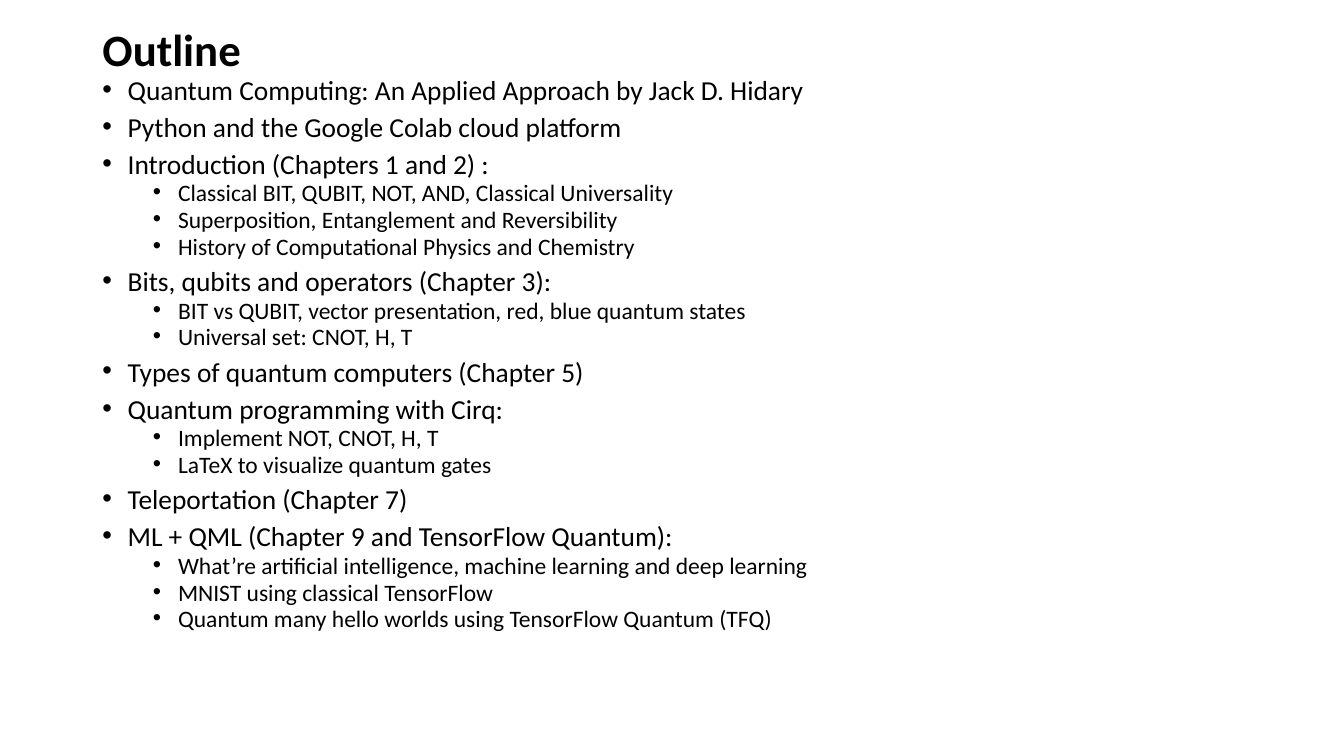
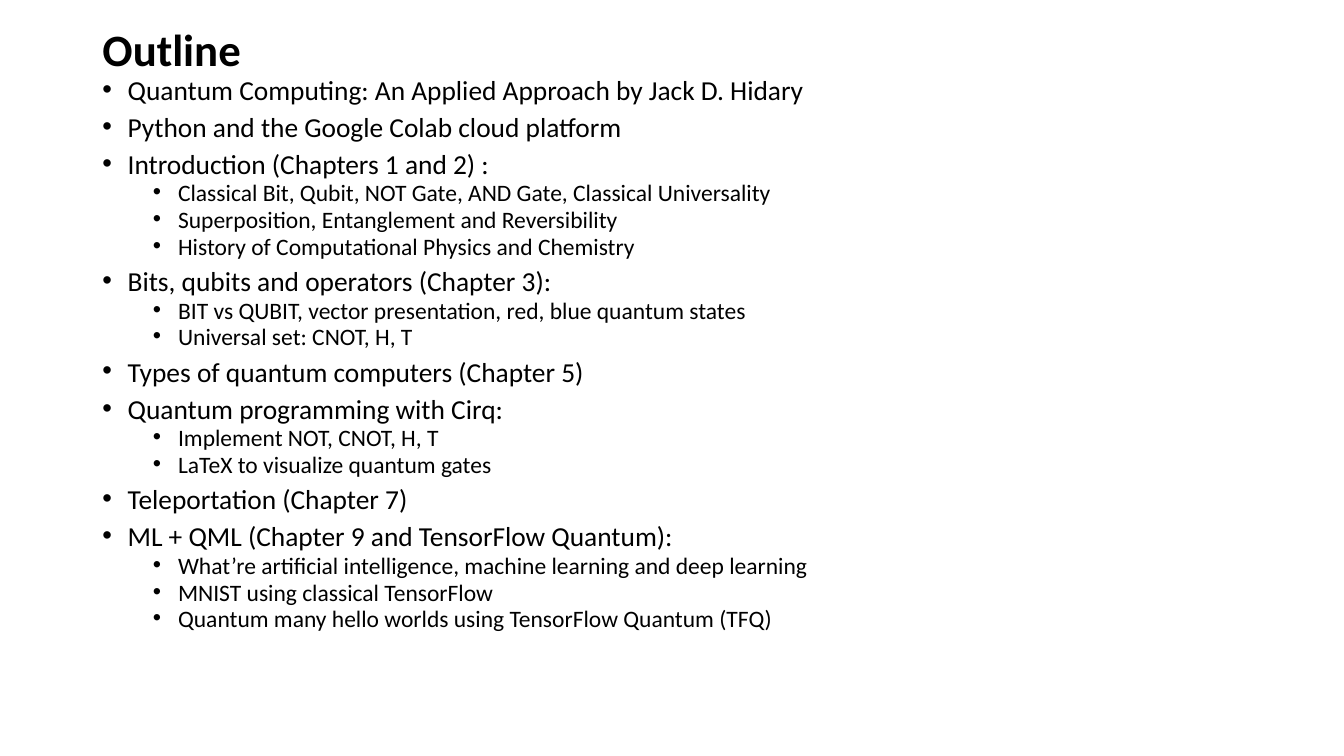
Before and after one commit to zozo123/QC-IL, a slide deck: slide 2 of slides/all slides.pptx. Drawn at 1344x756 pixels with LibreOffice and Linux fonts; fonts in the diff are those of the drawing; background and template pictures are left out. Boxes give left, top, right and bottom in pixels: in the first picture for what was removed or moved away, otherwise in the second. Text is boxed around its words. In the diff, an @@ line names an element or a change of style, - is before the commit and + after.

```diff
--- a/slides/all slides.pptx
+++ b/slides/all slides.pptx
@@ text at [178, 184, 770, 205]: text changed @@
-  • Classical BIT, QUBIT, NOT, AND, Classical Universality
+  • Classical Bit, Qubit, NOT Gate, AND Gate, Classical Universality
```
Also in this commit, not shown: 5 other slides changed, 1 slide added.
